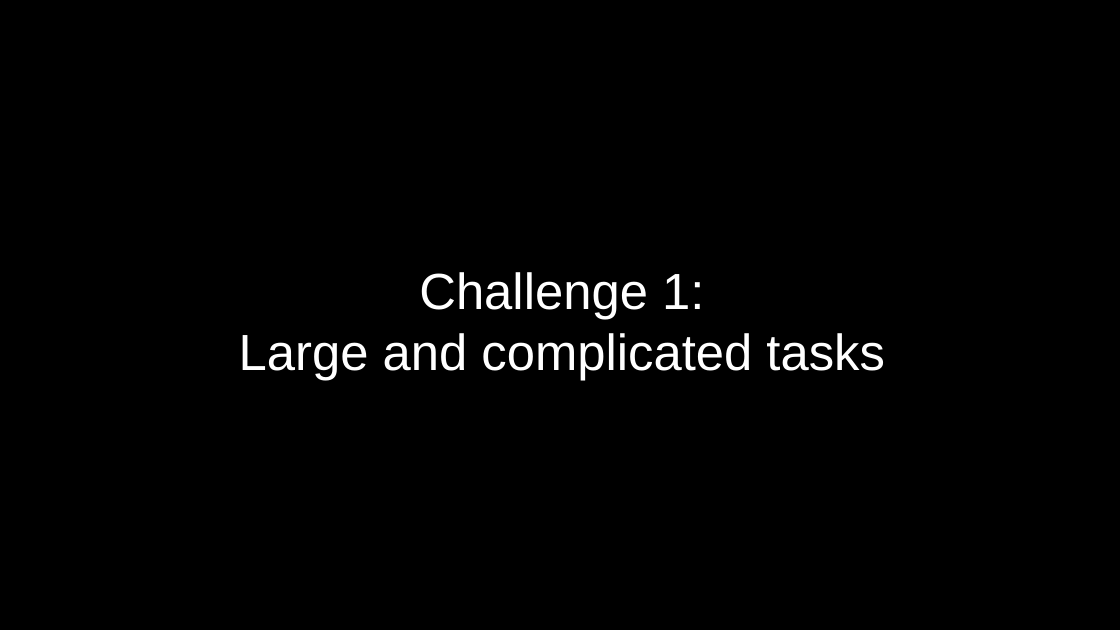
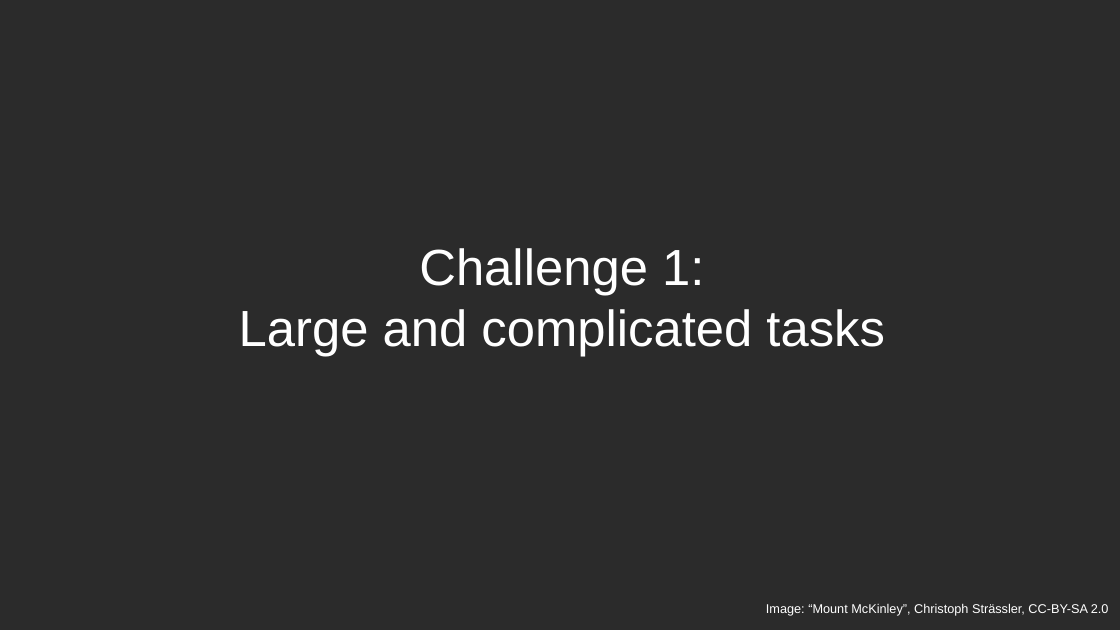
Before and after one commit to exasol/tutorials, a slide deck: slide 18 of estimating/estimating.odp (slide 17 before the commit). Drawn at 1120x630 pixels with LibreOffice and Linux fonts; fonts in the diff are those of the drawing; background and template pictures are left out; a plain dark background stands for a picture behind light text. Boxes give left, top, right and bottom in pixels: in the first picture for what was removed or moved away, otherwise in the second. Text is boxed around its words. In the diff, an @@ line names an element or a change of style, - is before the commit and + after.

```diff
--- a/estimating/estimating.odp
+++ b/estimating/estimating.odp
@@ background #000000 to picture (left out) @@
@@ subtitle "Challenge 1:": place and size @@
-subtitle "Challenge 1:" at (239, 272, 885, 381)
+subtitle "Challenge 1:" at (239, 248, 885, 357)
@@ text added at (766, 603, 1109, 616), 9 pt, text #FFFFFF @@
+Image: “Mount McKinley”, Christoph Strässler, CC-BY-SA 2.0
```
Also in this commit, not shown: 15 other slides changed, 4 slides added, 3 slides removed.
